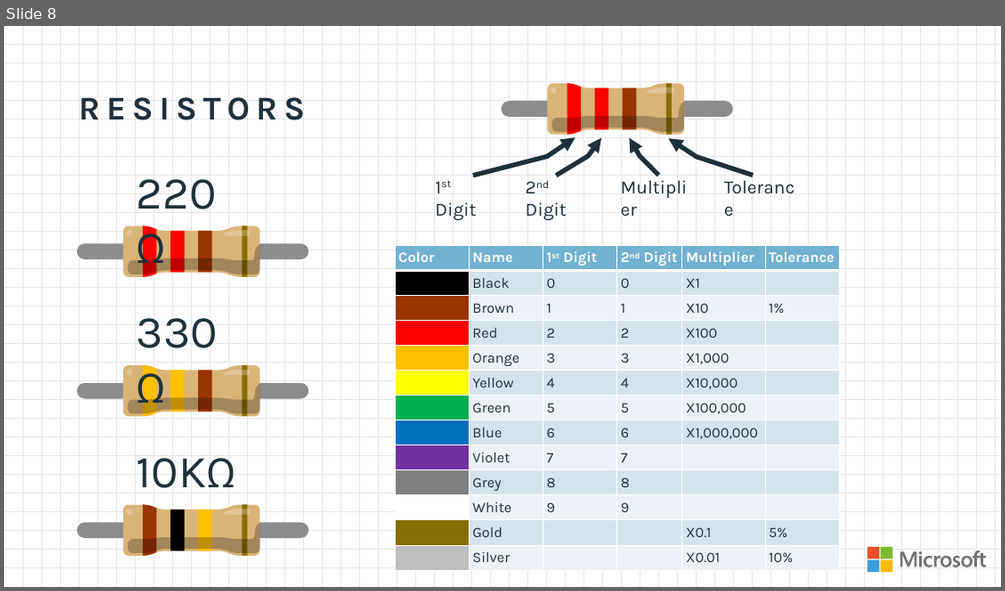
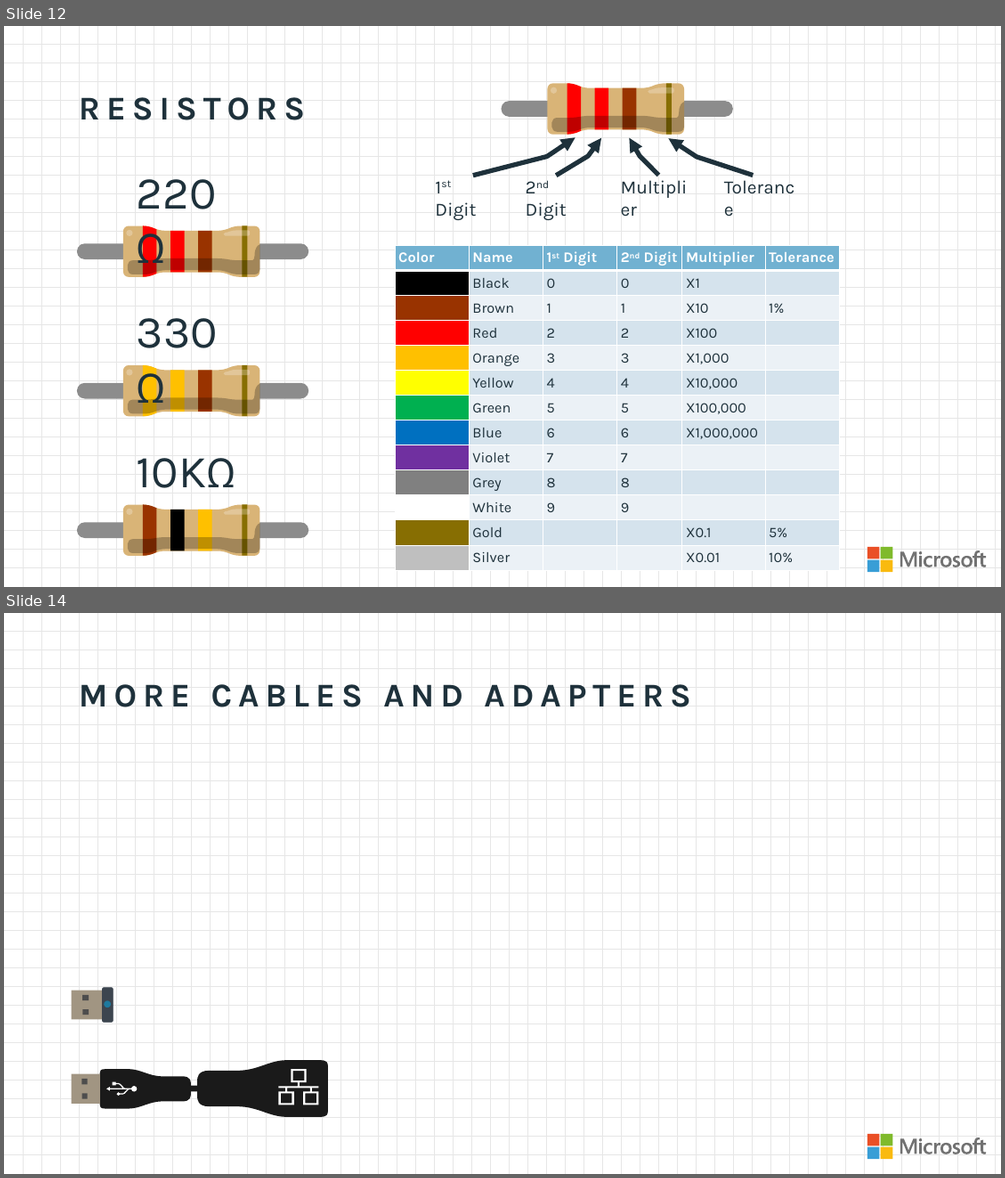
Before and after one commit to BretStateham/WindowsOnPi, a slide deck: Slides/WindowsOnPiWorkshop.pptx. Shown one above the other, each under a label of ours: slide 8 before the commit, slides 12 and 14 after it; the slides between them are not shown. The pictures are 1005x591 and 1005x1178 pixels, drawn with LibreOffice and Linux fonts; fonts in the diff are those of the drawing. Boxes give left, top, right and bottom in pixels: in the first picture for what was removed or moved away, otherwise in the second. Text is boxed around its words. In the diff, an @@ line names an element or a change of style, - is before the commit and + after.

```diff
--- a/Slides/WindowsOnPiWorkshop.pptx
+++ b/Slides/WindowsOnPiWorkshop.pptx
@@ slide 14 added at (4, 613, 1001, 1174), background #FFFFFF; not listed: 87 template elements that a slide beside it also shows @@
@@ title added at (79, 684, 691, 707), 32 pt, text #1E313B, bold @@
+MORE CABLES AND ADAPTERS
@@ group added at (72, 988, 113, 1022): 3 rectangles, 2 rounded rectangles, 1 ellipse @@
@@ group added at (72, 1060, 328, 1117): 5 freeform shapes, 3 rectangles @@
@@ what was slide 8 is now slide 12 @@
```
Also in this commit, not shown: 2 slides changed, 5 other slides added, 1 slide removed, 10 other files.
